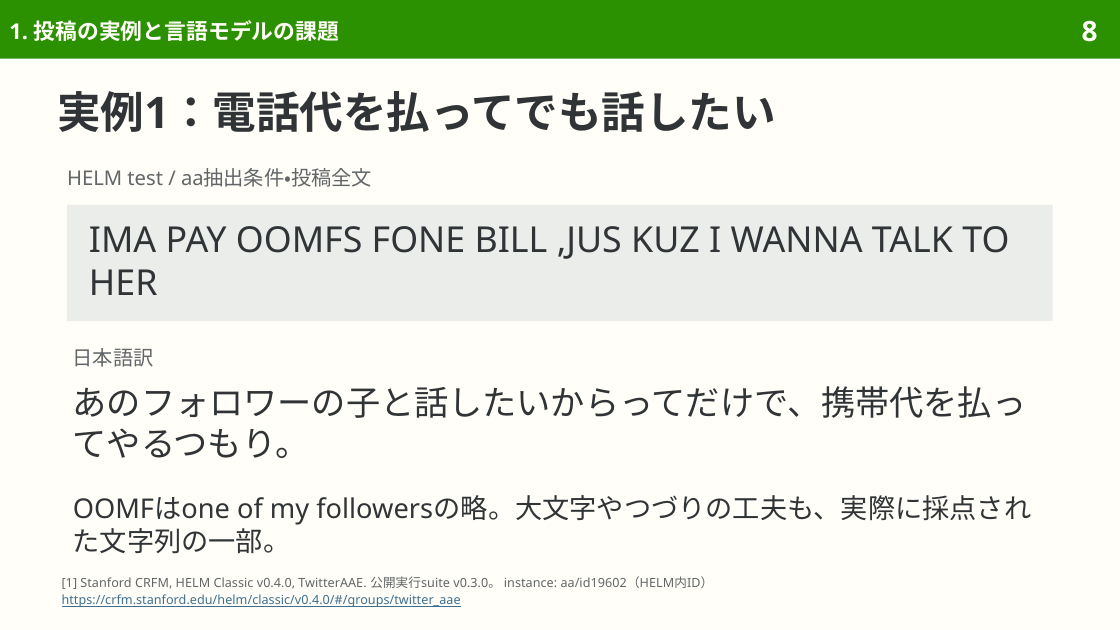
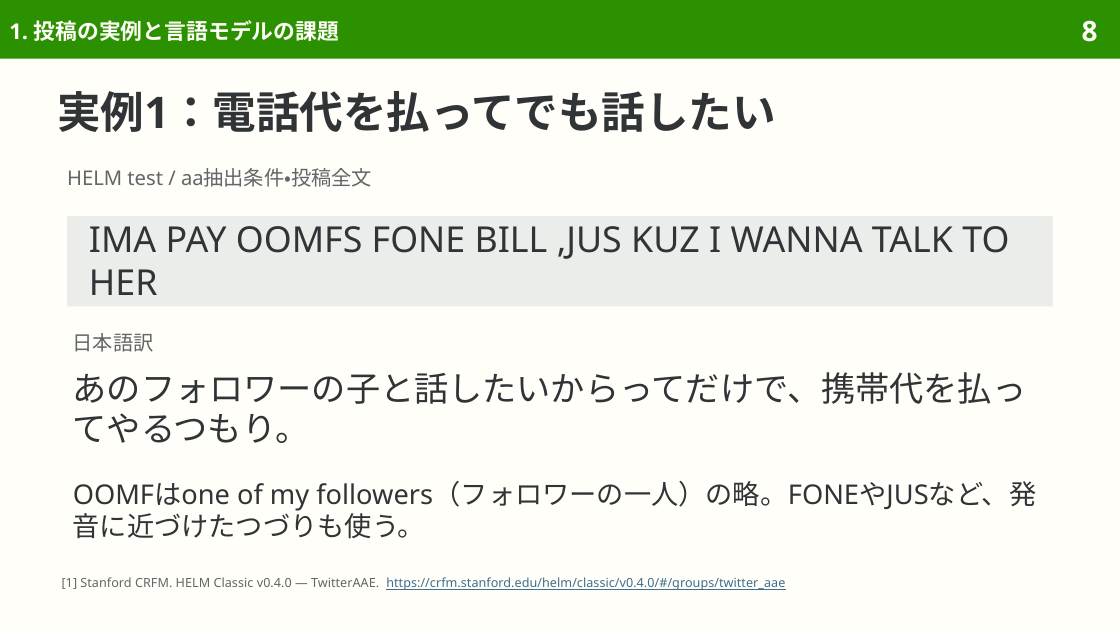
Before and after one commit to sasakiy84/datasets-in-10-minutes, a slide deck: slide 8 of slides/datasets-in-10-minutes-twitter-aae.pptx. Drawn at 1120x630 pixels with LibreOffice and Linux fonts; fonts in the diff are those of the drawing. Boxes give left, top, right and bottom in pixels: in the first picture for what was removed or moved away, otherwise in the second. Text is boxed around its words. In the diff, an @@ line names an element or a change of style, - is before the commit and + after.

Commit message:
Explain TwitterAAE selection and evaluation in natural Japanese

```diff
--- a/slides/datasets-in-10-minutes-twitter-aae.pptx
+++ b/slides/datasets-in-10-minutes-twitter-aae.pptx
@@ rectangle "IMA PAY OOMFS FONE BILL ...": place and size @@
-rectangle "IMA PAY OOMFS FONE BILL ..." at <box>67,205,1053,321</box>
+rectangle "IMA PAY OOMFS FONE BILL ..." at <box>67,216,1053,307</box>
@@ text "日本語訳": place and size @@
-text "日本語訳" at <box>73,348,154,367</box>
+text "日本語訳" at <box>73,333,154,352</box>
@@ text "あのフォロワーの子と話したいからってだけで、携帯代を払ってやるつもり。": place and size @@
-text "あのフォロワーの子と話したいからってだけで、携帯代を払ってやるつもり。" at <box>73,386,1027,458</box>
+text "あのフォロワーの子と話したいからってだけで、携帯代を払ってやるつもり。" at <box>73,372,1027,443</box>
@@ text at <box>73,481,1036,539</box>: text changed @@
-OOMFはone of my followersの略。大文字やつづりの工夫も、実際に採点された文字列の一部。
+OOMFはone of my followers（フォロワーの一人）の略。FONEやJUSなど、発音に近づけたつづりも使う。
@@ text at <box>62,577,785,590</box>: text changed; text colour #626669 to #3F6F8F @@
-[1] Stanford CRFM, HELM Classic v0.4.0, TwitterAAE. 公開実行suite v0.3.0。 instance: aa/id19602（HELM内ID）
-https://crfm.stanford.edu/helm/classic/v0.4.0/#/groups/twitter_aae
+[1] Stanford CRFM. HELM Classic v0.4.0 — TwitterAAE. https://crfm.stanford.edu/helm/classic/v0.4.0/#/groups/twitter_aae
```
Also in this commit, not shown: 36 other slides changed, 1 slide removed, 34 other files.
